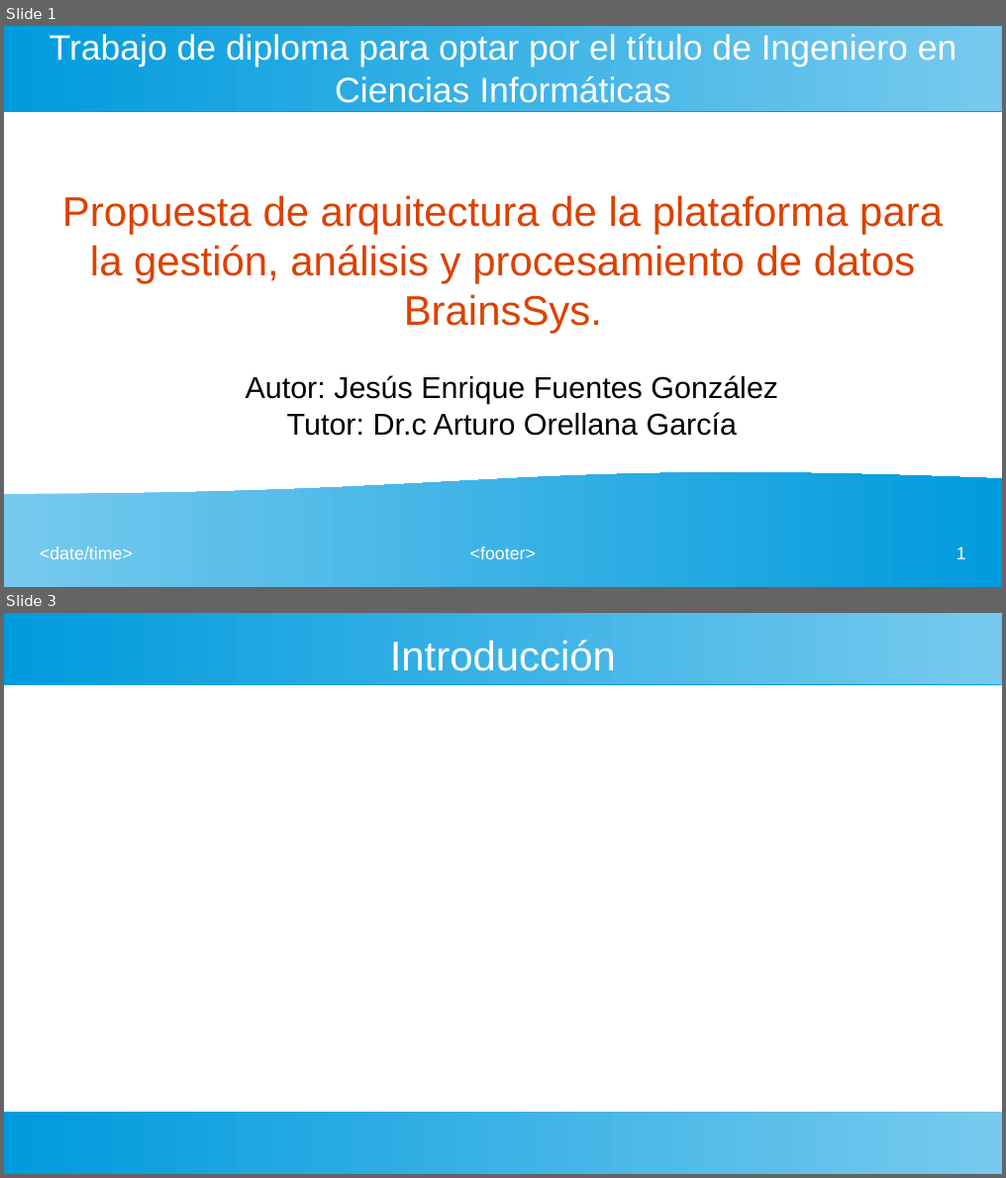
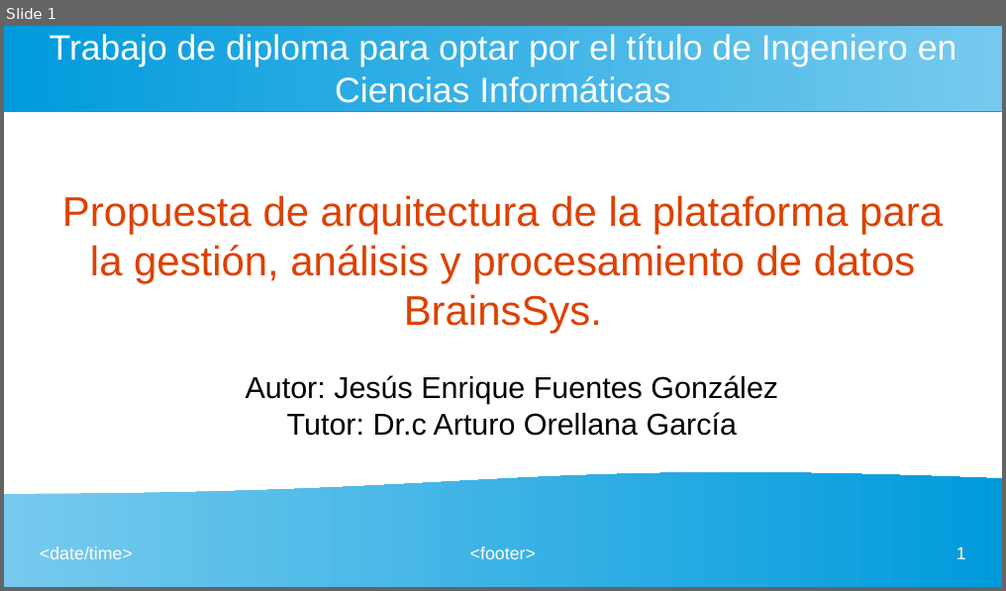
Before and after one commit to gaspect/brainsys, a slide deck: Presentación.odp. Shown one above the other, each under a label of ours: slides 1 and 3 before the commit, slide 1 after it; the slides between them are not shown. The pictures are 1006x1178 and 1006x591 pixels, drawn with LibreOffice and Linux fonts; fonts in the diff are those of the drawing. Boxes give left, top, right and bottom in pixels: in the first picture for what was removed or moved away, otherwise in the second. Text is boxed around its words. In the diff, an @@ line names an element or a change of style, - is before the commit and + after.

```diff
--- a/Presentación.odp
+++ b/Presentación.odp
@@ slide 3 removed at [4, 613, 1002, 1174], background #FFFFFF @@
@@ rectangle removed at [4, 613, 1002, 684] @@
@@ title removed at [390, 640, 616, 671] @@
-Introducción
@@ rectangle removed at [4, 1112, 1002, 1174] @@
```
Also in this commit, not shown: 18 slides changed, 1 slide added, 1 other slide removed.
